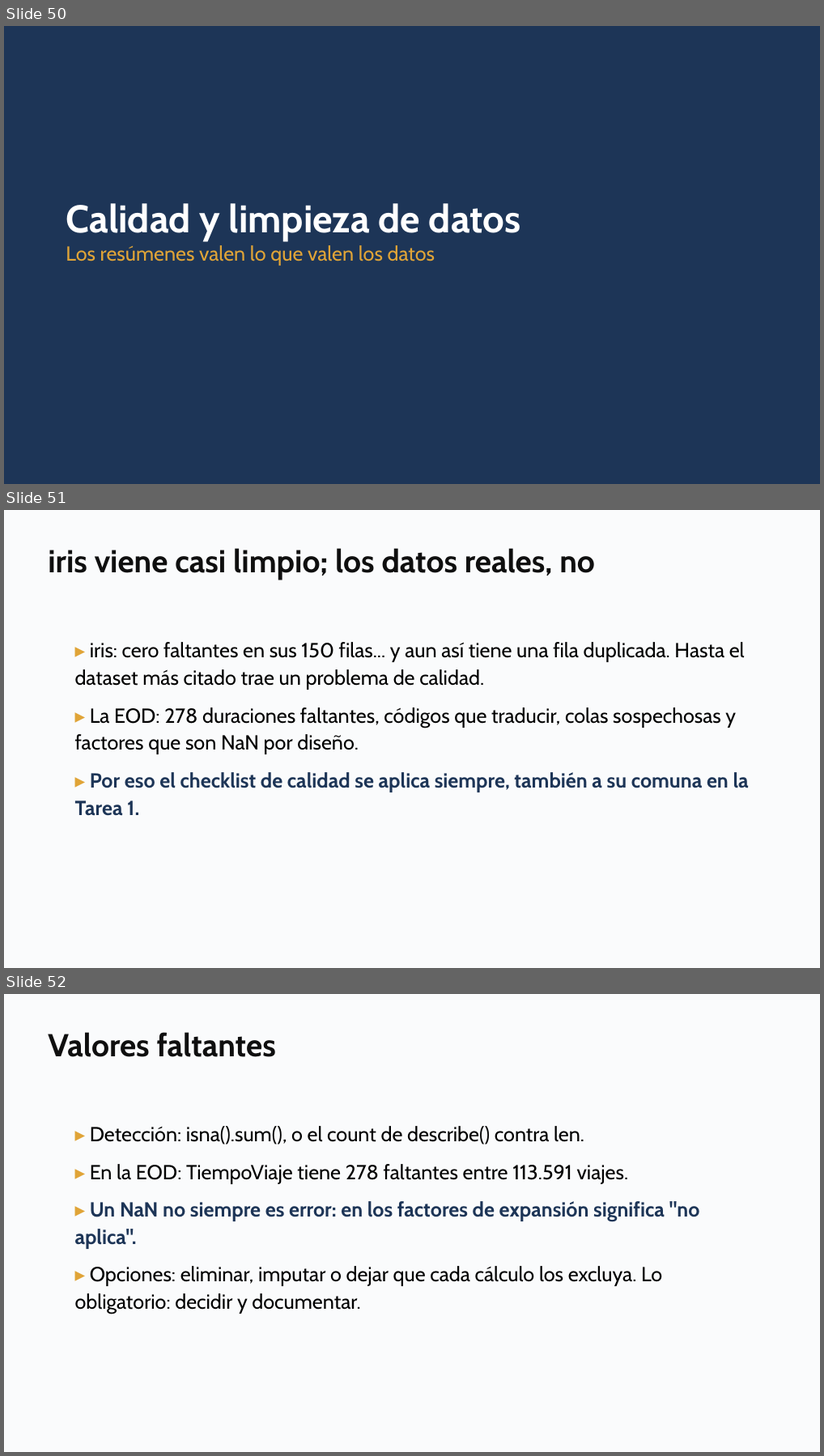
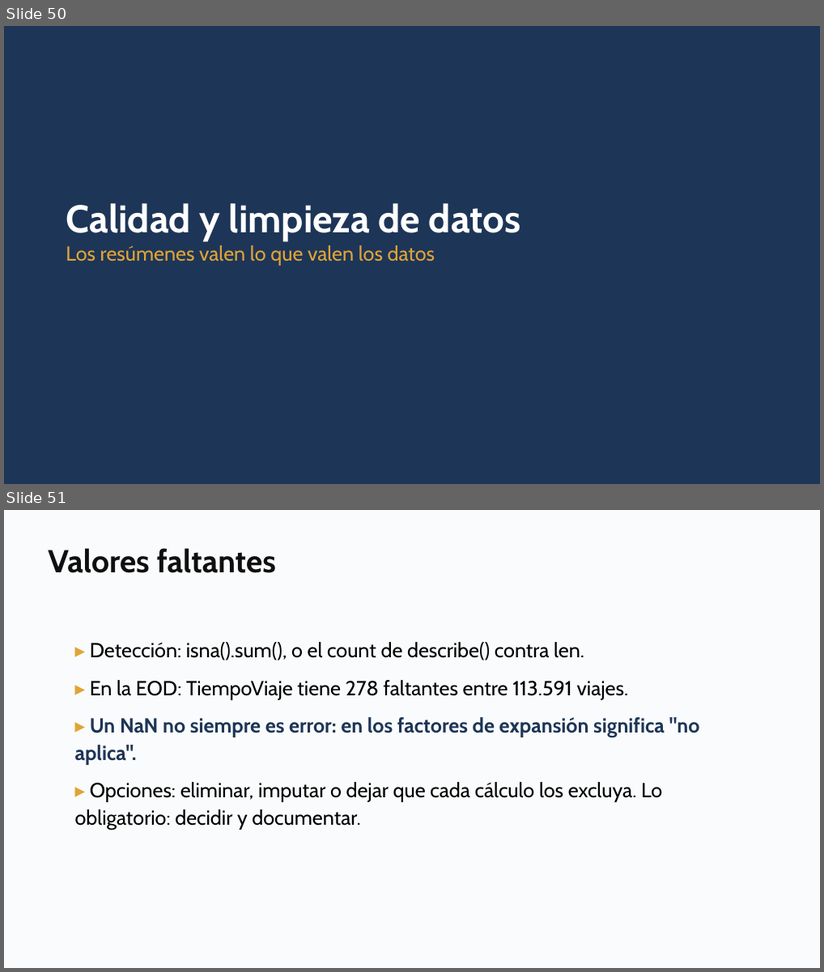
Before and after one commit to daniopitz/cienciadatos, a slide deck: presentaciones/clase03_visualizacion_eda.pptx. Shown one above the other, each under a label of ours: slides 50, 51 and 52 before the commit, slides 50 and 51 after it. The pictures are 824x1456 and 824x972 pixels, drawn with LibreOffice and Linux fonts; fonts in the diff are those of the drawing. Boxes give left, top, right and bottom in pixels: in the first picture for what was removed or moved away, otherwise in the second. Text is boxed around its words. In the diff, an @@ line names an element or a change of style, - is before the commit and + after.

```diff
--- a/presentaciones/clase03_visualizacion_eda.pptx
+++ b/presentaciones/clase03_visualizacion_eda.pptx
@@ slide 51 removed at [4, 510, 820, 968], background #FFFFFF @@
@@ rectangle removed at [4, 510, 820, 968] @@
@@ text removed at [48, 548, 595, 580] @@
-iris viene casi limpio; los datos reales, no
@@ text removed at [75, 642, 749, 816] @@
-▸ iris: cero faltantes en sus 150 filas... y aun así tiene una fila duplicada. Hasta el dataset más citado trae un problema de calidad.
-▸ La EOD: 278 duraciones faltantes, códigos que traducir, colas sospechosas y factores que son NaN por diseño.
-▸ Por eso el checklist de calidad se aplica siempre, también a su comuna en la Tarea 1.
@@ what was slide 52 is now slide 51 @@
```
Also in this commit, not shown: 1 slide changed, 2 other slides removed, 2 other files.
